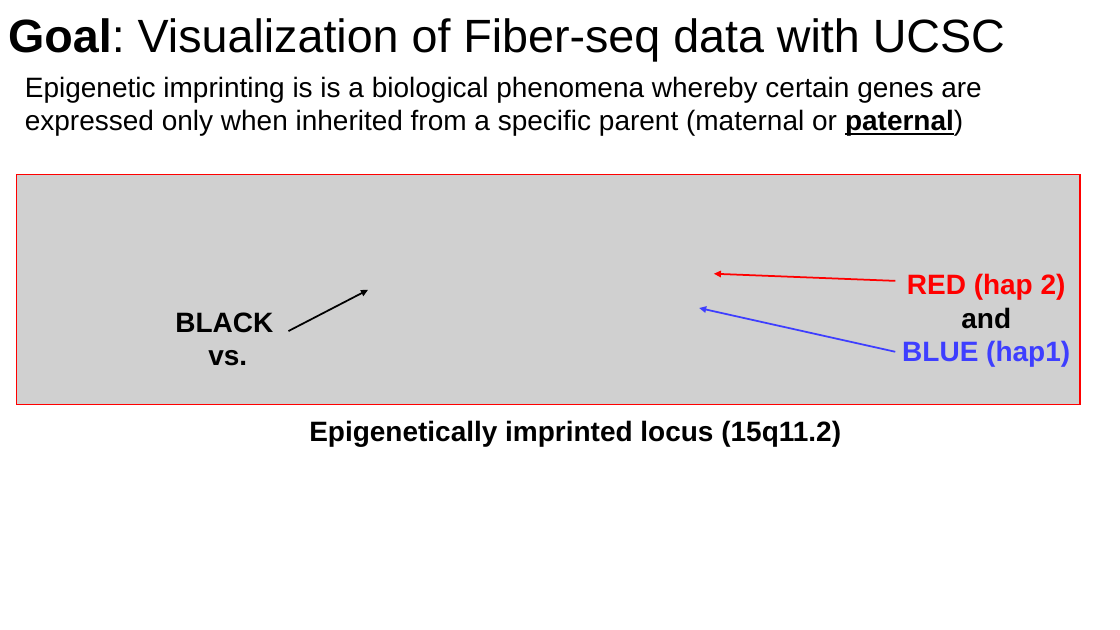
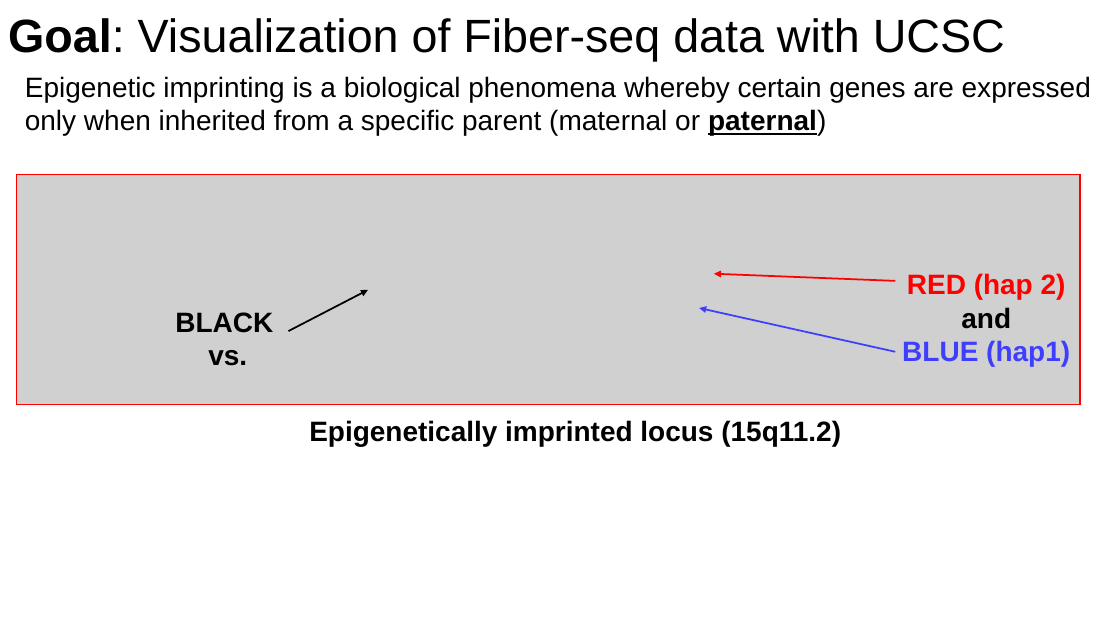
Before and after one commit to christylaflamme/fiber-seq-workshop, a slide deck: slide 5 of slides/LaFlamme_fiber-seq_CSHL_workshop_slide_deck.pptx. Drawn at 1120x630 pixels with LibreOffice and Linux fonts; fonts in the diff are those of the drawing; grey boxes stand for pictures. Boxes give left, top, right and bottom in pixels: in the first picture for what was removed or moved away, otherwise in the second. Text is boxed around its words. In the diff, an @@ line names an element or a change of style, - is before the commit and + after.

```diff
--- a/slides/LaFlamme_fiber-seq_CSHL_workshop_slide_deck.pptx
+++ b/slides/LaFlamme_fiber-seq_CSHL_workshop_slide_deck.pptx
@@ text at [25,76,1091,135]: text changed @@
-Epigenetic imprinting is is a biological phenomena whereby certain genes are expressed only when inherited from a specific parent (maternal or paternal)
+Epigenetic imprinting is a biological phenomena whereby certain genes are expressed only when inherited from a specific parent (maternal or paternal)
```
